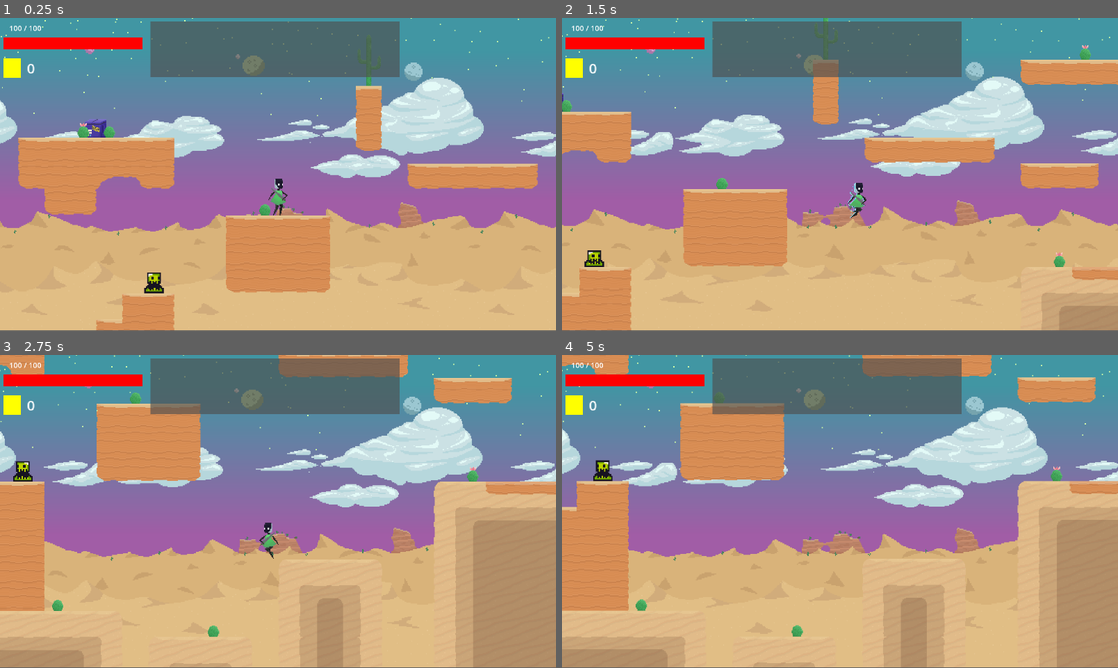
Above: before the commit, frames 1-4 (two rows, left to right).
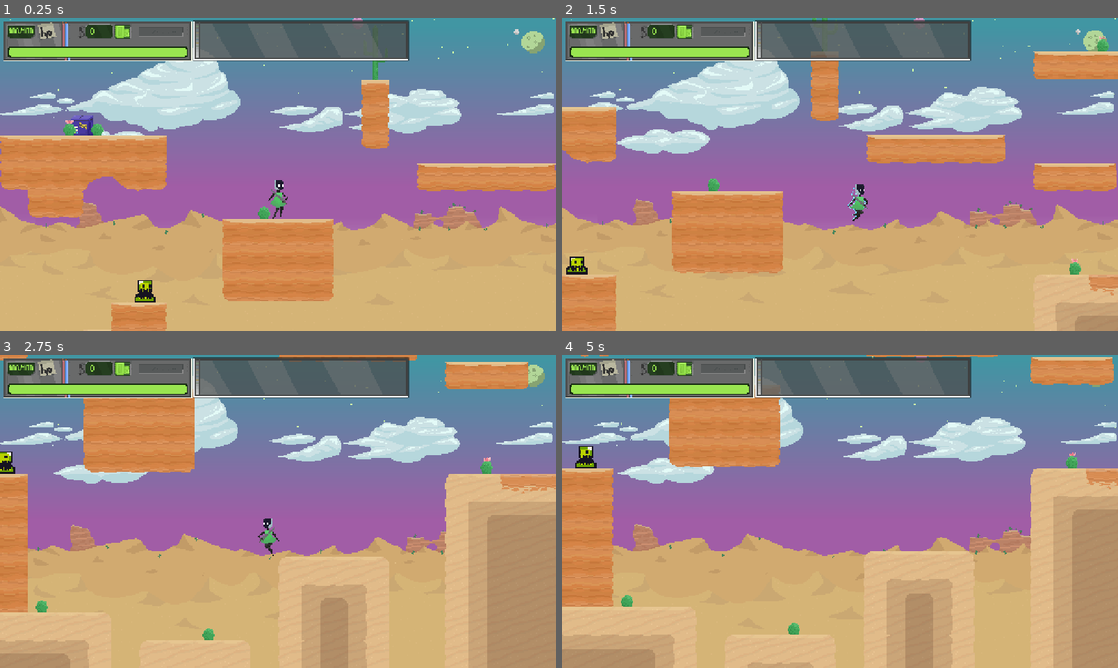
Above: after the commit, the same moments.

Repository: platworki/planet-runner
Game: Godot game, scene res://scenes/world.tscn
Same seed, same stepped clock (60 frames per second), same inputs: the game is played once before the commit and once after it.
Inputs (mouse positions are in pixels of both pictures, inside the frame that each line leads up to):
- Up to frame 1 (0.25 s): no input
- Up to frame 2 (1.5 s): move the mouse to (962, 158) at 0.52 s; hold D (move_right) from 0.53 s (still down); click (962, 158) at 0.6 s; tap Space (jump) at 0.77 s; move the mouse to (728, 190) at 1.27 s; tap Shift (dash) at 1.35 s
- Up to frame 3 (2.75 s): tap Space (jump) at 1.52 s; move the mouse to (333, 442) at 2.02 s; release D (move_right) at 2.03 s; hold A (move_left) from 2.03 s (still down); tap E (pickup) at 2.1 s
- Up to frame 4 (5 s): move the mouse to (812, 574) at 2.77 s; release A (move_left) at 2.78 s; hold D (move_right) 2.78-4.28 s; click (812, 574) at 2.85 s; tap Space (jump) at 3.02, 3.77, 4.52 s; move the mouse to (1006, 558) at 3.52 s; tap Shift (dash) at 3.6 s; move the mouse to (673, 464) at 4.27 s; hold A (move_left) from 4.28 s (still down); tap E (pickup) at 4.35 s
In our replay, the window is 800x449 before the commit and 800x450 after it. These sizes can differ from the game's own. Grey fills any space a smaller window leaves; there, only what the larger window draws over its background counts as a difference.

The runs differ from the first frame. In frame 1, 27% of the frame differs, in the area x 0-100%, y 0-100%; in frame 2, 28%; in frame 3, 27%; in frame 4, 28%.

Commit message:
UI rehaul

Diff:
--- a/project.godot
+++ b/project.godot
@@ -23,12 +23,16 @@
 
 [display]
 
-window/size/viewport_width=480
-window/size/viewport_height=270
+window/size/viewport_width=1280
+window/size/viewport_height=720
 window/size/window_width_override=1152
 window/size/window_height_override=648
 window/stretch/mode="canvas_items"
 window/vsync/vsync_mode=0
+
+[gui]
+
+theme/custom_font="uid://clisj16mb204t"
 
 [input]
 
--- a/scenes/background.tscn
+++ b/scenes/background.tscn
@@ -12,6 +12,7 @@
 scroll_scale = Vector2(0.01, 0.02)
 scroll_offset = Vector2(0, 110)
 repeat_size = Vector2(720, 0)
+autoscroll = Vector2(0.5, 0)
 repeat_times = 4
 
 [node name="Sprite2D" type="Sprite2D" parent="Back"]
@@ -21,7 +22,7 @@
 [node name="Clouds" type="Parallax2D" parent="."]
 z_index = 1
 scroll_scale = Vector2(0.03, 0.05)
-scroll_offset = Vector2(0, 90)
+scroll_offset = Vector2(90, 75)
 repeat_size = Vector2(576, 0)
 autoscroll = Vector2(1.3, 0)
 repeat_times = 4
@@ -43,7 +44,7 @@
 
 [node name="SandFront" type="Parallax2D" parent="."]
 z_index = 3
-scroll_scale = Vector2(0.08, 0.12)
+scroll_scale = Vector2(0.06, 0.08)
 scroll_offset = Vector2(300, 120)
 repeat_size = Vector2(576, 0)
 repeat_times = 4
--- a/scenes/ui/UI.tscn
+++ b/scenes/ui/UI.tscn
@@ -1,16 +1,24 @@
-[gd_scene load_steps=4 format=3 uid="uid://c4wwtt3b6puos"]
+[gd_scene load_steps=9 format=3 uid="uid://c4wwtt3b6puos"]
 
 [ext_resource type="Script" uid="uid://cmt1auyogqsqv" path="res://scripts/ui/ui.gd" id="1_d2gw2"]
+[ext_resource type="FontFile" uid="uid://clisj16mb204t" path="res://assets/sprites/Fonts/windows-bold[1].ttf" id="2_dqg8s"]
+[ext_resource type="Texture2D" uid="uid://cjhn8uldh2j6n" path="res://assets/sprites/hp_bar.png" id="2_nnfdp"]
+[ext_resource type="Texture2D" uid="uid://baprf03dqj8d3" path="res://assets/sprites/hp_progress_bar.png" id="3_s64wo"]
+[ext_resource type="Texture2D" uid="uid://5yyuj5ey0fsp" path="res://assets/sprites/item_background.png" id="4_s64wo"]
+
+[sub_resource type="FontVariation" id="FontVariation_tnv4l"]
+base_font = ExtResource("2_dqg8s")
+variation_transform = Transform2D(1, 0, 0, 0.99, 0, 0)
+
+[sub_resource type="LabelSettings" id="LabelSettings_s64wo"]
+font = SubResource("FontVariation_tnv4l")
+font_color = Color(0.6, 0.8980392, 0.3137255, 1)
+shadow_size = 0
 
 [sub_resource type="LabelSettings" id="LabelSettings_d2gw2"]
-font_size = 12
-
-[sub_resource type="StyleBoxFlat" id="StyleBoxFlat_d2gw2"]
-content_margin_left = 2.0
-content_margin_top = 2.0
-content_margin_right = 2.0
-content_margin_bottom = 2.0
-bg_color = Color(0.30748522, 0.30748522, 0.30748522, 0.657)
+font = SubResource("FontVariation_tnv4l")
+font_size = 19
+font_color = Color(0.6, 0.8980392, 0.3137255, 1)
 
 [node name="UI" type="CanvasLayer"]
 script = ExtResource("1_d2gw2")
@@ -22,81 +30,73 @@
 anchor_bottom = 1.0
 grow_horizontal = 2
 grow_vertical = 2
+metadata/_edit_use_anchors_ = true
 
-[node name="LeftPanel" type="VBoxContainer" parent="UIcontainer"]
+[node name="HPcontainer" type="Control" parent="UIcontainer"]
+anchors_preset = 0
+offset_left = 4.0
+offset_top = 4.0
+offset_right = 521.0
+offset_bottom = 119.0
+size_flags_vertical = 3
+
+[node name="HPlabel" type="Label" parent="UIcontainer/HPcontainer"]
+z_index = 1
 layout_mode = 1
 anchors_preset = -1
-anchor_left = 0.00625
-anchor_top = 0.014814815
-anchor_right = 0.17291667
-anchor_bottom = 0.19259259
-theme_override_constants/separation = 5
+anchor_left = 0.030947777
+anchor_top = 0.14782609
+anchor_right = 0.14277372
+anchor_bottom = 0.3521019
+offset_right = 1.1859894
+offset_bottom = 0.5082817
+scale = Vector2(0.97882164, 0.97882164)
+text = "90/100"
+label_settings = SubResource("LabelSettings_s64wo")
+horizontal_alignment = 1
+justification_flags = 171
+text_direction = 1
 metadata/_edit_use_anchors_ = true
 
-[node name="HPcontainer" type="Control" parent="UIcontainer/LeftPanel"]
-layout_mode = 2
-size_flags_vertical = 3
+[node name="CurrencyLabel" type="Label" parent="UIcontainer/HPcontainer"]
+z_index = 1
+layout_mode = 0
+offset_left = 204.0
+offset_top = 15.0
+offset_right = 250.0
+offset_bottom = 43.0
+text = "1250"
+label_settings = SubResource("LabelSettings_d2gw2")
 
-[node name="HPbackground" type="ColorRect" parent="UIcontainer/LeftPanel/HPcontainer"]
-layout_mode = 1
-anchors_preset = -1
-anchor_top = 0.5
-anchor_right = 1.25
-anchor_bottom = 0.88461536
-offset_right = 20.0
-grow_horizontal = 2
-grow_vertical = 2
-color = Color(0.3665946, 0.3665946, 0.36659458, 1)
-metadata/_edit_use_anchors_ = true
-
-[node name="HPfill" type="ColorRect" parent="UIcontainer/LeftPanel/HPcontainer"]
-layout_mode = 1
-anchors_preset = -1
-anchor_top = 0.5
-anchor_right = 1.25
-anchor_bottom = 0.88461536
-offset_right = 20.0
-grow_horizontal = 2
-grow_vertical = 2
-color = Color(1, 0, 0, 1)
-metadata/_edit_use_anchors_ = true
-
-[node name="HPlabel" type="Label" parent="UIcontainer/LeftPanel/HPcontainer"]
-layout_mode = 1
-anchors_preset = -1
-anchor_left = 0.0625
-anchor_right = 0.9625
-anchor_bottom = 0.37596157
-offset_right = 108.0
-offset_bottom = 14.662499
-scale = Vector2(0.4, 0.4)
-text = "37/100"
-metadata/_edit_use_anchors_ = true
-
-[node name="CurrencyContainer" type="HBoxContainer" parent="UIcontainer/LeftPanel"]
-layout_mode = 2
-theme_override_constants/separation = 5
-
-[node name="CurrencyIcon" type="ColorRect" parent="UIcontainer/LeftPanel/CurrencyContainer"]
-custom_minimum_size = Vector2(15, 15)
-layout_mode = 2
-color = Color(1, 1, 0, 1)
-
-[node name="CurrencyLabel" type="Label" parent="UIcontainer/LeftPanel/CurrencyContainer"]
-layout_mode = 2
-text = "0"
-label_settings = SubResource("LabelSettings_d2gw2")
+[node name="HealthBar" type="TextureProgressBar" parent="UIcontainer/HPcontainer"]
+layout_mode = 0
+offset_right = 440.34668
+offset_bottom = 98.0
+value = 100.0
+nine_patch_stretch = true
+texture_under = ExtResource("2_nnfdp")
+texture_progress = ExtResource("3_s64wo")
+texture_progress_offset = Vector2(0.7, 0)
 
 [node name="ItemBar" type="PanelContainer" parent="UIcontainer"]
 layout_mode = 0
-offset_left = 130.0
-offset_top = 3.0
-offset_right = 345.00015
-offset_bottom = 51.0
-theme_override_styles/panel = SubResource("StyleBoxFlat_d2gw2")
+offset_left = 444.0
+offset_top = 5.0
+offset_right = 941.7079
+offset_bottom = 99.0
 
-[node name="ItemGrid" type="GridContainer" parent="UIcontainer/ItemBar"]
+[node name="TextureRect" type="TextureRect" parent="UIcontainer/ItemBar"]
 layout_mode = 2
+mouse_filter = 2
+texture = ExtResource("4_s64wo")
+
+[node name="ItemGrid" type="GridContainer" parent="UIcontainer/ItemBar/TextureRect"]
+layout_mode = 0
+offset_left = 19.0
+offset_top = 10.0
+offset_right = 489.0
+offset_bottom = 85.0
+mouse_filter = 2
 theme_override_constants/h_separation = 3
 theme_override_constants/v_separation = 3
-columns = 9
+columns = 17
--- a/scenes/world.tscn
+++ b/scenes/world.tscn
@@ -4,15 +4,15 @@
 [ext_resource type="Script" uid="uid://n54h5jcxrw8" path="res://scripts/world.gd" id="1_7r4gi"]
 [ext_resource type="PackedScene" uid="uid://oohkimdeqmb5" path="res://scenes/player.tscn" id="1_nnsk1"]
 [ext_resource type="PackedScene" uid="uid://bbjacj0udy141" path="res://scenes/multi_shop.tscn" id="2_7r4gi"]
-[ext_resource type="Texture2D" uid="uid://dt0tmubktljjg" path="res://assets/sprites/desert_tileset.png" id="5_7r4gi"]
 [ext_resource type="PackedScene" uid="uid://d3m3emstefxwc" path="res://scenes/kill_zone.tscn" id="6_qfnet"]
+[ext_resource type="Texture2D" uid="uid://vhg02018qnjp" path="res://assets/sprites/dry_dry_tileset.png" id="6_w7kh3"]
 [ext_resource type="PackedScene" uid="uid://clyyaxiy3hji8" path="res://scenes/background.tscn" id="7_4mrxx"]
 [ext_resource type="PackedScene" uid="uid://byjpp6ijnt4ie" path="res://scenes/slime.tscn" id="7_i7141"]
 [ext_resource type="PackedScene" uid="uid://c4wwtt3b6puos" path="res://scenes/ui/UI.tscn" id="7_w7kh3"]
 [ext_resource type="PackedScene" uid="uid://c0o1ele2oywt3" path="res://scenes/chest.tscn" id="8_4mrxx"]
 
 [sub_resource type="TileSetAtlasSource" id="TileSetAtlasSource_7r4gi"]
-texture = ExtResource("5_7r4gi")
+texture = ExtResource("6_w7kh3")
 texture_region_size = Vector2i(32, 32)
 0:0/0 = 0
 0:0/0/physics_layer_0/polygon_0/points = PackedVector2Array(-16, -16, 16, -16, 16, 16, -16, 16)
@@ -172,6 +172,45 @@
 0:6/size_in_atlas = Vector2i(1, 2)
 0:6/0 = 0
 0:6/0/texture_origin = Vector2i(0, 16)
+11:0/0 = 0
+12:0/0 = 0
+13:0/0 = 0
+14:0/0 = 0
+15:0/0 = 0
+11:1/0 = 0
+12:1/0 = 0
+13:1/0 = 0
+14:1/0 = 0
+15:1/0 = 0
+12:2/0 = 0
+13:2/0 = 0
+14:2/0 = 0
+15:2/0 = 0
+11:3/0 = 0
+12:3/0 = 0
+13:3/0 = 0
+14:3/0 = 0
+15:3/0 = 0
+11:4/0 = 0
+12:4/0 = 0
+13:4/0 = 0
+14:4/0 = 0
+15:4/0 = 0
+11:5/0 = 0
+12:5/0 = 0
+13:5/0 = 0
+14:5/0 = 0
+15:5/0 = 0
+11:6/0 = 0
+12:6/0 = 0
+13:6/0 = 0
+14:6/0 = 0
+15:6/0 = 0
+11:7/0 = 0
+12:7/0 = 0
+13:7/0 = 0
+14:7/0 = 0
+15:7/0 = 0
 
 [sub_resource type="TileSet" id="TileSet_4mrxx"]
 tile_size = Vector2i(32, 32)
@@ -270,7 +309,7 @@
 z_index = 1
 offset = Vector2(0, -50)
 ignore_rotation = false
-zoom = Vector2(0.7, 0.7)
+zoom = Vector2(2, 2)
 process_callback = 0
 limit_left = -100
 limit_top = -650
@@ -288,6 +327,6 @@
 
 [node name="Background" parent="." instance=ExtResource("7_4mrxx")]
 z_index = -10
-position = Vector2(0, 18)
+position = Vector2(0, 220)
 
 [connection signal="body_entered" from="Kill zone" to="Kill zone" method="_on_body_entered"]
--- a/scripts/ui/ui.gd
+++ b/scripts/ui/ui.gd
@@ -1,18 +1,19 @@
 extends CanvasLayer
 
 var MAX_BAR_WIDTH = 0
-const ITEM_SLOT_SIZE = 16  # Pixel size of each item slot
+const ITEM_SLOT_SIZE = 32  # Pixel size of each item slot
 
-@onready var health_bar_fill: ColorRect = $UIcontainer/LeftPanel/HPcontainer/HPfill
-@onready var health_label: Label = $UIcontainer/LeftPanel/HPcontainer/HPlabel
-@onready var currency_label: Label = $UIcontainer/LeftPanel/CurrencyContainer/CurrencyLabel
-@onready var item_grid: GridContainer = $UIcontainer/ItemBar/ItemGrid
+@onready var currency_label: Label = $UIcontainer/HPcontainer/CurrencyLabel
+@onready var health_bar: TextureProgressBar = $UIcontainer/HPcontainer/HealthBar
+@onready var hp_label: Label = $UIcontainer/HPcontainer/HPlabel
+@onready var item_grid: GridContainer = $UIcontainer/ItemBar/TextureRect/ItemGrid
+
 
 var player_node = null
 
 func _ready() -> void:
 	await get_tree().process_frame
-	MAX_BAR_WIDTH = health_bar_fill.size.x
+	MAX_BAR_WIDTH = health_bar.max_value
 	var player = get_tree().get_nodes_in_group("Player")
 	player_node = player[0]
 
@@ -25,11 +26,8 @@
 	var max_health = player_node.BASE_HEALTH + GameManager.player_stats.health_bonus
 
 	# Update bar width
-	var health_percent = clamp(float(current_health) / float(max_health), 0.0, 1.0)
-	health_bar_fill.size.x = MAX_BAR_WIDTH * health_percent
-
-	# Update label
-	health_label.text = str(current_health) + " / " + str(max_health)
+	health_bar.value = (float(current_health) / float(max_health)) * 100
+	hp_label.text = str(current_health) + "/" + str(max_health)
 
 func update_currency() -> void:
 	currency_label.text = str(GameManager.currency)
@@ -51,34 +49,23 @@
 		var item = stack.data
 		var count = stack.count
 
-		var slot = Panel.new()
+		var slot = Control.new()  # Change this line
 		slot.custom_minimum_size = Vector2(ITEM_SLOT_SIZE, ITEM_SLOT_SIZE)
-
-		var style = StyleBoxFlat.new()
-		match item.rarity:
-			"common":     style.bg_color = Color(0.5, 0.855, 0.5, 1.0)
-			"rare":       style.bg_color = Color(0.5, 0.683, 1.0, 1.0)
-			"super_rare": style.bg_color = Color(0.802, 0.602, 0.0, 1.0)
-
-		style.set_corner_radius_all(16)# Full radius = circle
-		slot.add_theme_stylebox_override("panel", style)  # THIS LINE IS MISSING
 
 		if item.has("sprite_default"):
 			var icon = TextureRect.new()
 			icon.texture = load(item.sprite_default)
 			icon.expand_mode = TextureRect.EXPAND_FIT_WIDTH_PROPORTIONAL
+			icon.stretch_mode = TextureRect.STRETCH_KEEP_ASPECT_CENTERED
+
 			icon.set_anchors_preset(Control.PRESET_FULL_RECT)
-			icon.offset_left = 2
-			icon.offset_top = 2
-			icon.offset_right = -2
-			icon.offset_bottom = -2
 			slot.add_child(icon)
 
 		if count > 1:
 			var count_label = Label.new()
 			count_label.text = "x" + str(count)
-			count_label.add_theme_font_size_override("font_size", 6)
-			count_label.position = Vector2(ITEM_SLOT_SIZE - 6, ITEM_SLOT_SIZE - 6)
+			count_label.add_theme_font_size_override("font_size", 14)
+			count_label.position = Vector2(ITEM_SLOT_SIZE - 12, ITEM_SLOT_SIZE - 12)
 			slot.add_child(count_label)
 
 		item_grid.add_child(slot)
Binary file added: assets/sprites/Fonts/windows-bold[1].ttf
Binary file changed: assets/sprites/back-sand-background.png
Renamed: assets/sprites/desert_tileset.png -> assets/sprites/desert_tileset OLD.png
Binary file added: assets/sprites/dry_dry_tileset.png
Binary file changed: assets/sprites/front-sand-background.png
Binary file added: assets/sprites/hp_bar.png
Binary file added: assets/sprites/hp_progress_bar.png
Binary file added: assets/sprites/item_background.png
Binary file added: assets/sprites/main_background-Sheet.png
Binary file added: assets/sprites/start_button.png
Binary file added: assets/sprites/start_button_select.png
